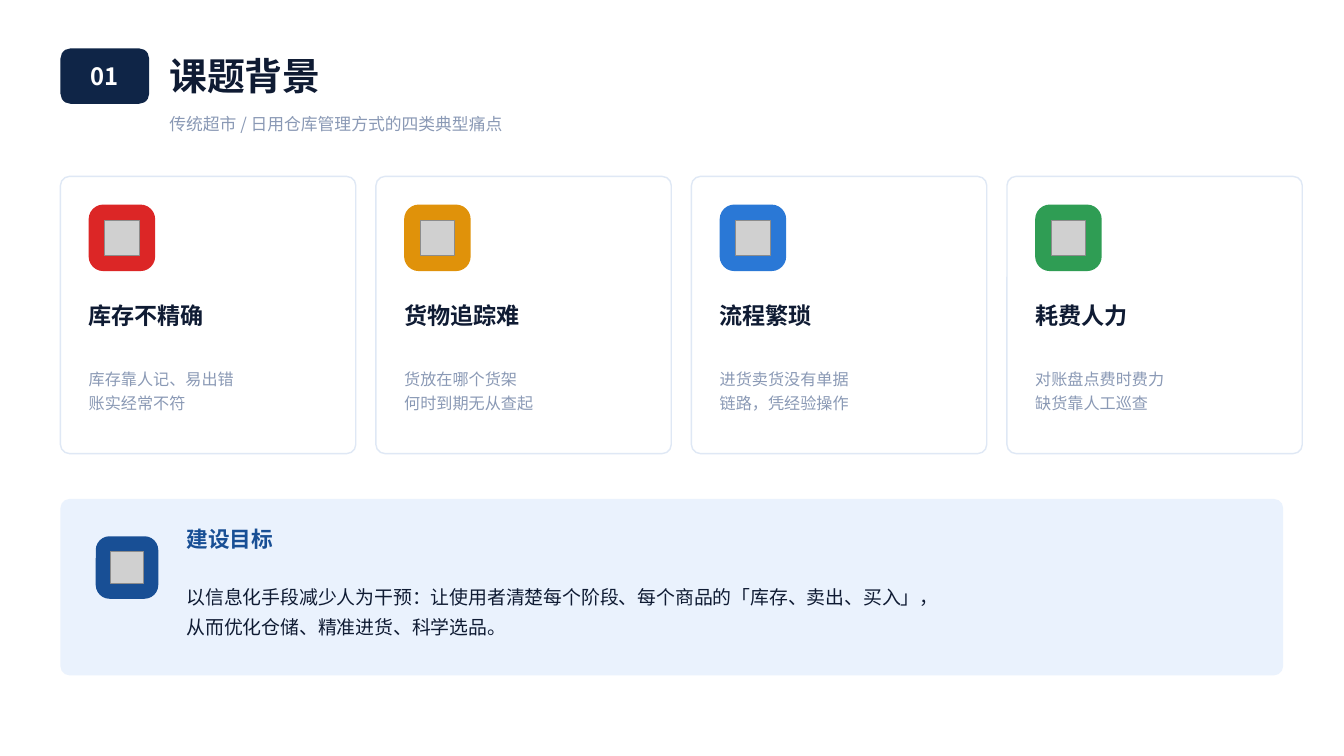
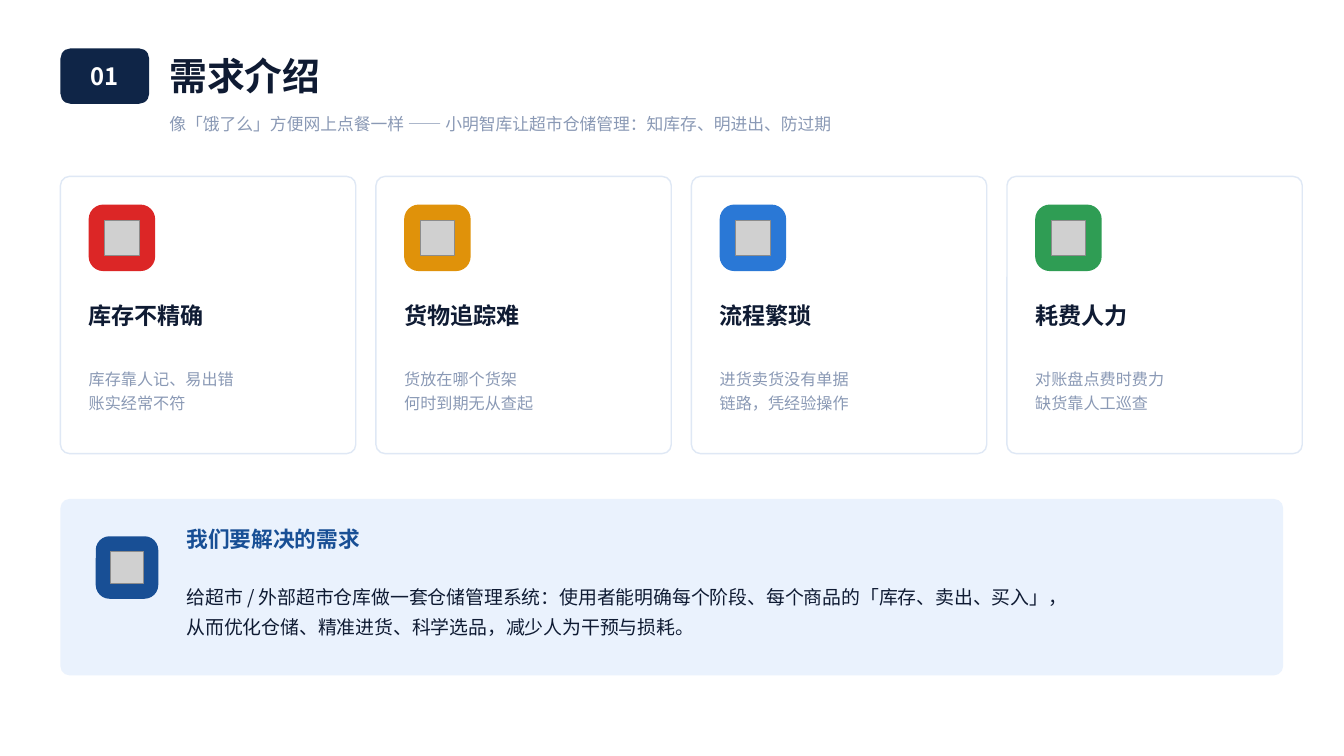
Before and after one commit to bal483836-ctrl/Warehouse_MS, a slide deck: slide 3 of 小明智库-答辩汇报.pptx. Drawn at 1344x756 pixels with LibreOffice and Linux fonts; fonts in the diff are those of the drawing; grey boxes stand for pictures. Boxes give left, top, right and bottom in pixels: in the first picture for what was removed or moved away, otherwise in the second. Text is boxed around its words. In the diff, an @@ line names an element or a change of style, - is before the commit and + after.

```diff
--- a/小明智库-答辩汇报.pptx
+++ b/小明智库-答辩汇报.pptx
@@ text at [169,57,320,94]: text changed @@
-课题背景
+需求介绍
@@ text at [169,116,831,132]: text changed @@
-传统超市 / 日用仓库管理方式的四类典型痛点
+像「饿了么」方便网上点餐一样 —— 小明智库让超市仓储管理：知库存、明进出、防过期
@@ text at [186,528,360,549]: text changed @@
-建设目标
+我们要解决的需求
@@ text at [186,588,1067,636]: text changed @@
-以信息化手段减少人为干预：让使用者清楚每个阶段、每个商品的「库存、卖出、买入」，
-从而优化仓储、精准进货、科学选品。
+给超市 / 外部超市仓库做一套仓储管理系统：使用者能明确每个阶段、每个商品的「库存、卖出、买入」，
+从而优化仓储、精准进货、科学选品，减少人为干预与损耗。
```
Also in this commit, not shown: 13 other slides changed, 3 slides added, 3 slides removed.
